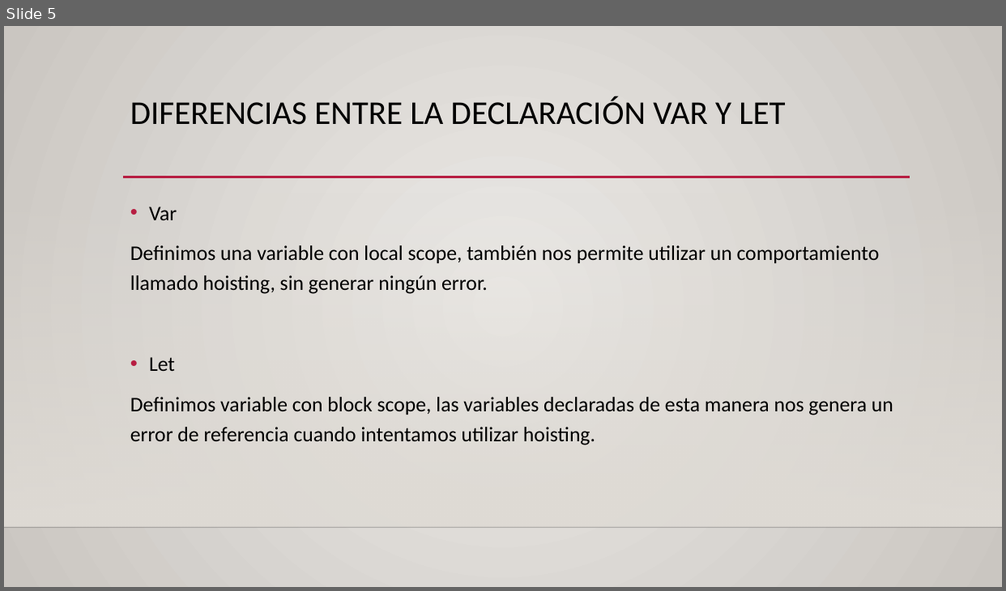
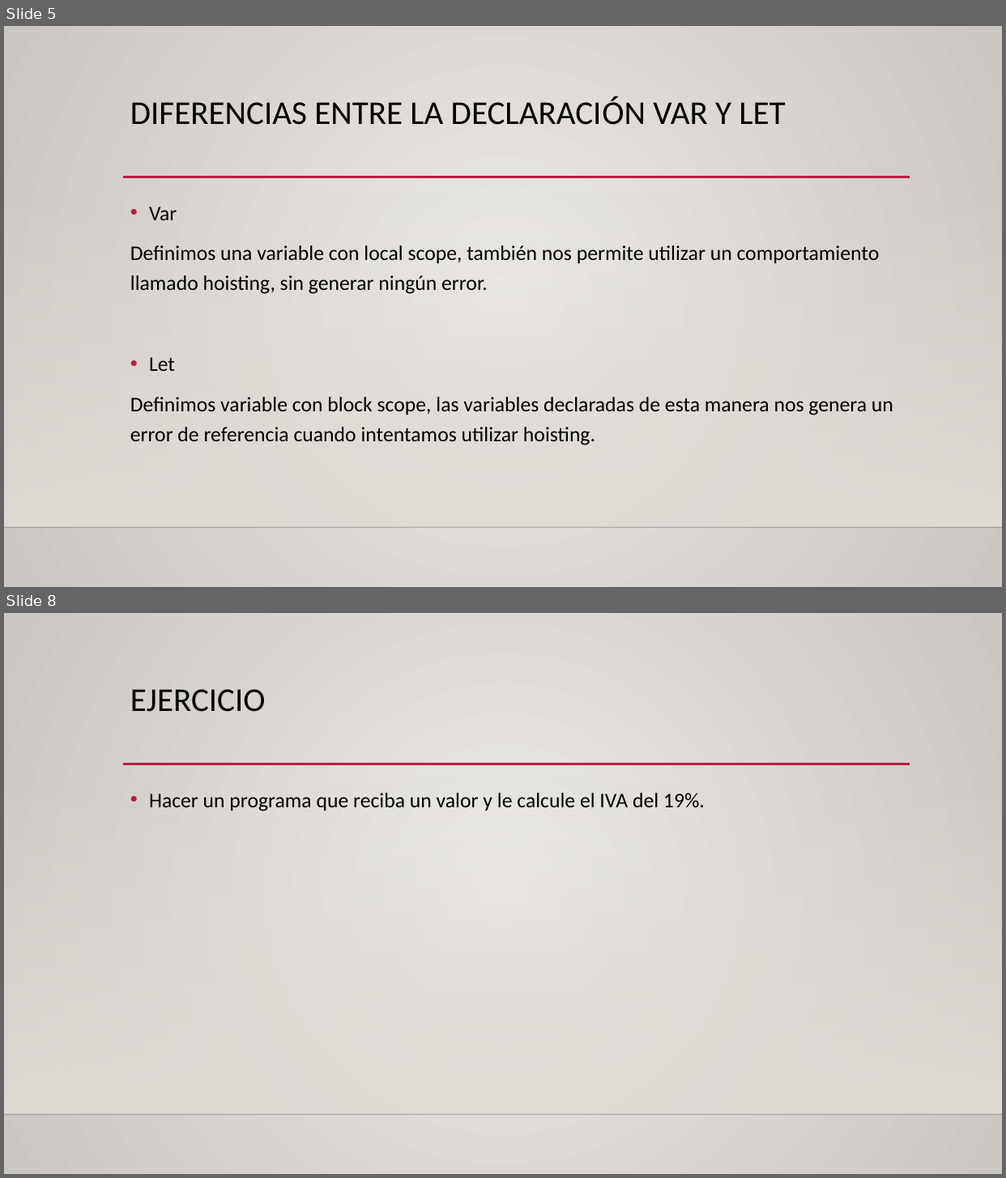
Before and after one commit to darking09/class_javascript, a slide deck: class_1/clase 1 javascript.pptx. Shown one above the other, each under a label of ours: slide 5 before the commit, slides 5 and 8 after it; the slides between them are not shown. The pictures are 1006x591 and 1006x1178 pixels, drawn with LibreOffice and Linux fonts; fonts in the diff are those of the drawing; background and template pictures are left out. Boxes give left, top, right and bottom in pixels: in the first picture for what was removed or moved away, otherwise in the second. Text is boxed around its words. In the diff, an @@ line names an element or a change of style, - is before the commit and + after.

Commit message:
Ejercicios y clase 3

```diff
--- a/class_1/clase 1 javascript.pptx
+++ b/class_1/clase 1 javascript.pptx
@@ slide 8 added at (4, 613, 1002, 1174), background gradient #ECEAE7 to #CAC7C1; not listed: 3 template elements that a slide beside it also shows @@
@@ title added at (130, 689, 266, 712), 32 pt, text #000000 @@
+EJERCICIO
@@ text added at (149, 793, 705, 811), 20 pt, text #000000 @@
+• Hacer un programa que reciba un valor y le calcule el IVA del 19%.
```
Also in this commit, not shown: 2 slides changed, 4 other files.
